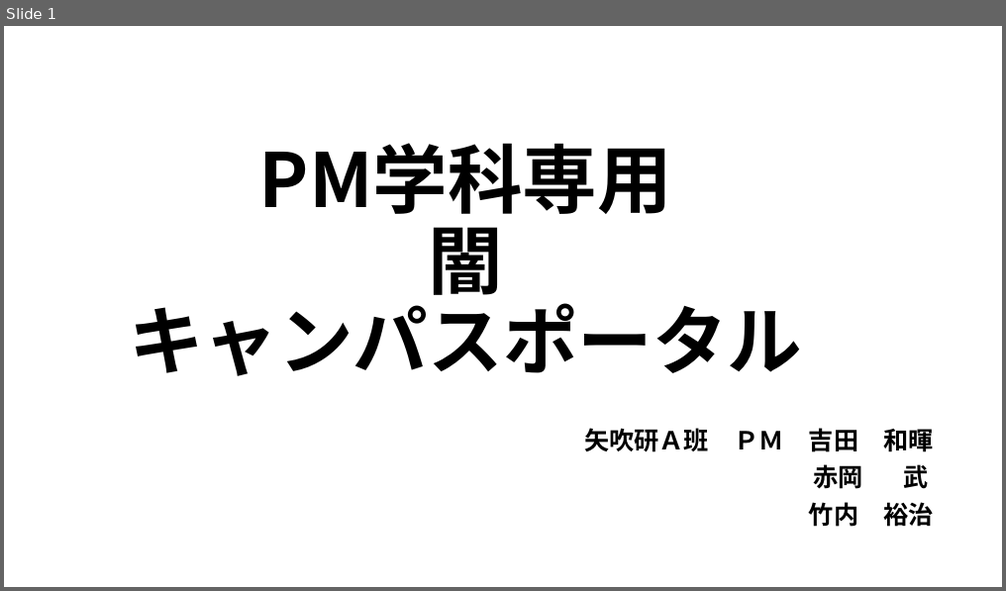
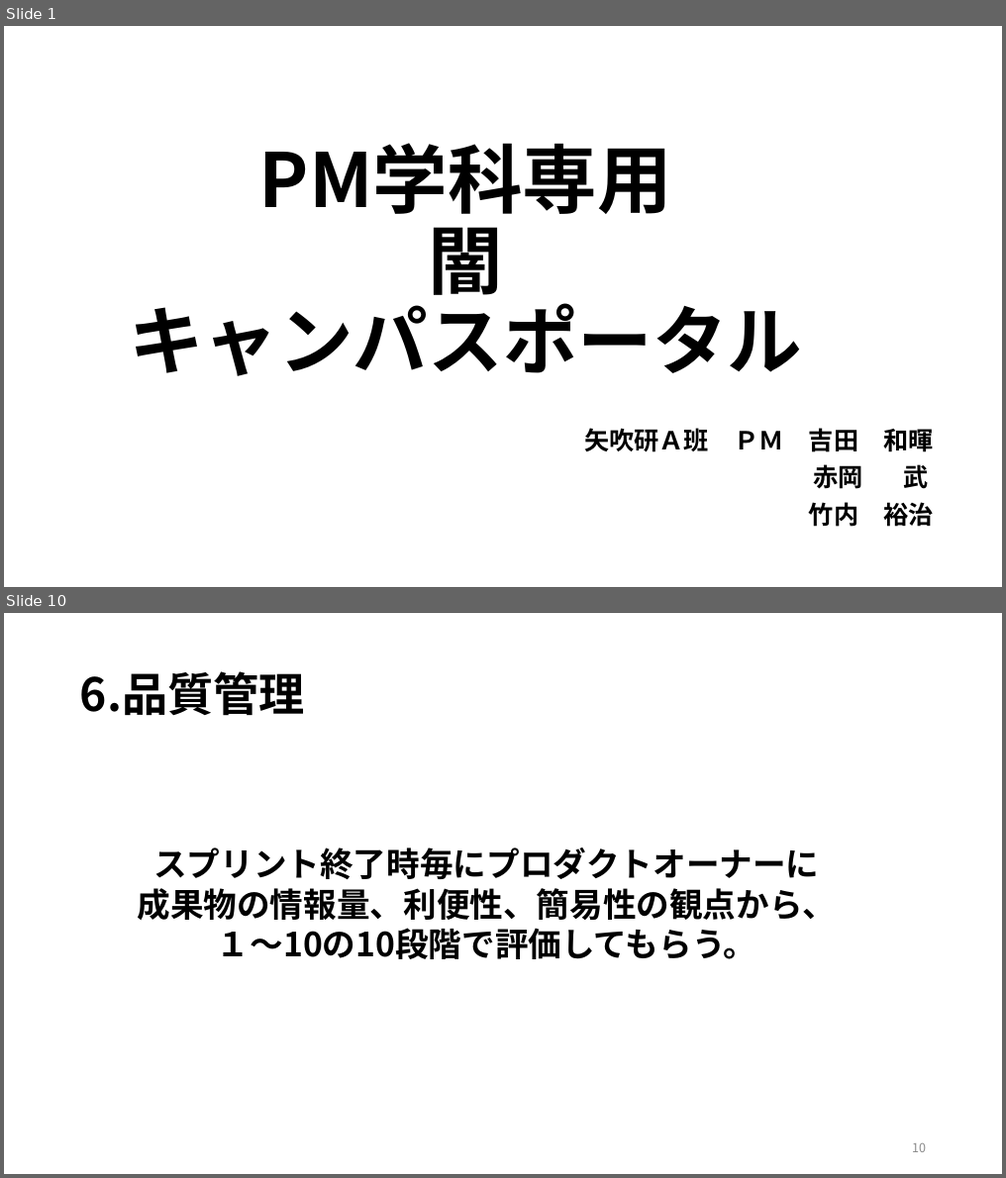
Before and after one commit to kazukiyoshida96/PM-, a slide deck: ＰＭ学科専用2.pptx. Shown one above the other, each under a label of ours: slide 1 before the commit, slides 1 and 10 after it; the slides between them are not shown. The pictures are 1006x591 and 1006x1178 pixels, drawn with LibreOffice and Linux fonts; fonts in the diff are those of the drawing. Boxes give left, top, right and bottom in pixels: in the first picture for what was removed or moved away, otherwise in the second. Text is boxed around its words. In the diff, an @@ line names an element or a change of style, - is before the commit and + after.

Commit message:
パワポ完成、計画書のスプリント、品質マネジメント変更

```diff
--- a/ＰＭ学科専用2.pptx
+++ b/ＰＭ学科専用2.pptx
@@ slide 10 added at (4, 613, 1002, 1174), background #FFFFFF @@
@@ title added at (80, 671, 305, 716), 44 pt, text #000000, bold @@
+6.品質管理
@@ text added at (138, 848, 837, 959), 32 pt, text #000000, bold @@
+スプリント終了時毎にプロダクトオーナーに
+成果物の情報量、利便性、簡易性の観点から、
+１～10の10段階で評価してもらう。
@@ page number added at (912, 1144, 926, 1153), 12 pt, text #8C8C8C @@
+10
```
Also in this commit, not shown: 9 slides changed, 1 other file.
